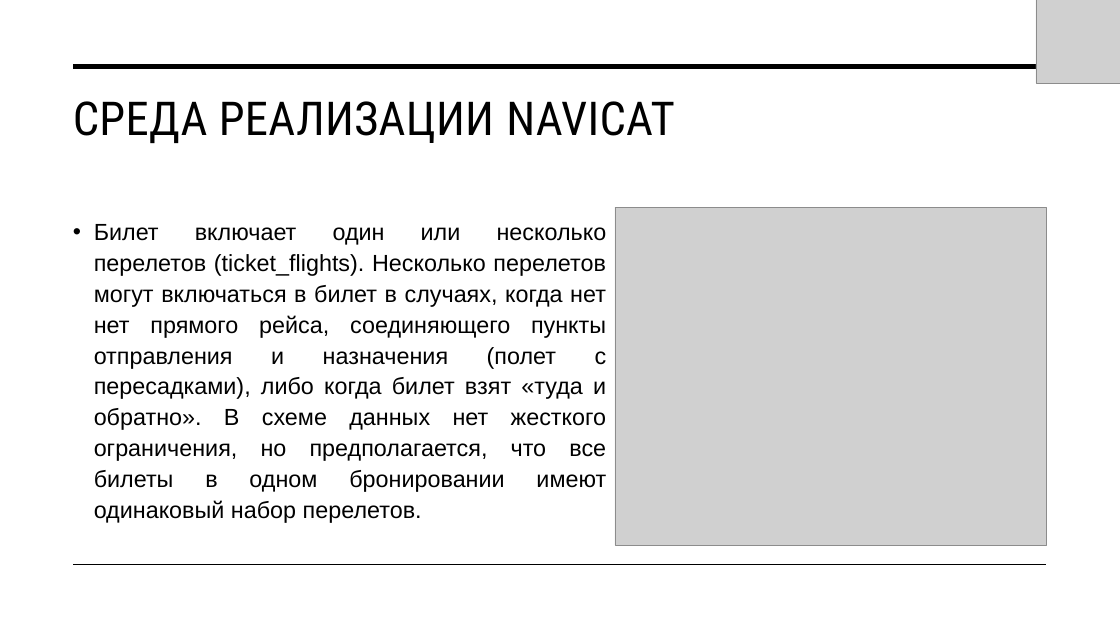
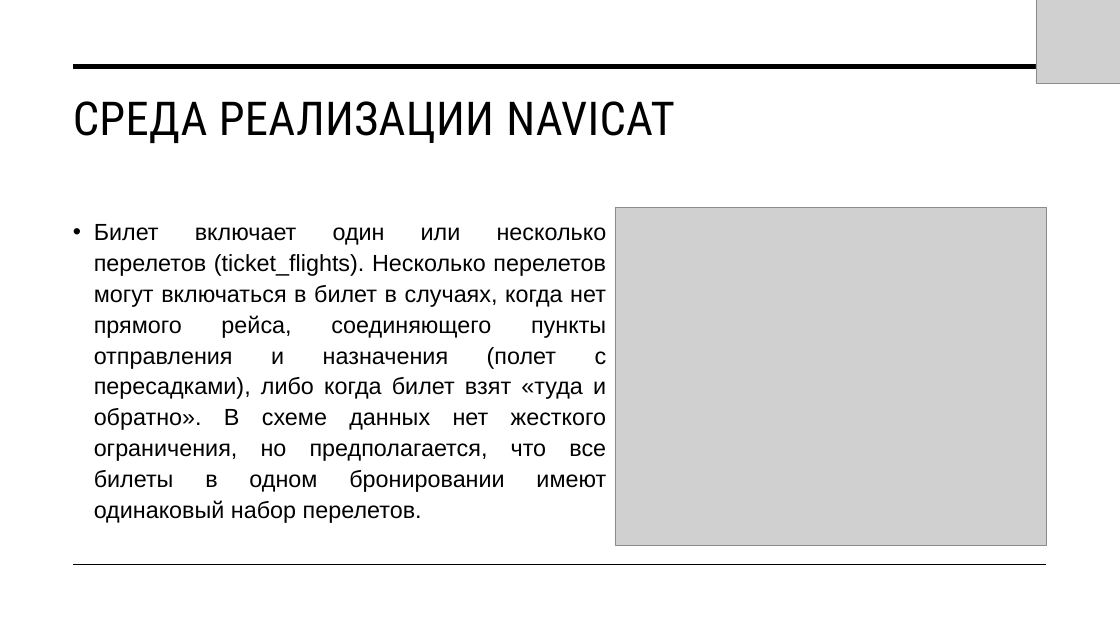
Before and after one commit to Illya8800/Airport, a slide deck: slide 5 of База данных.pptx. Drawn at 1120x630 pixels with LibreOffice and Linux fonts; fonts in the diff are those of the drawing; grey boxes stand for pictures. Boxes give left, top, right and bottom in pixels: in the first picture for what was removed or moved away, otherwise in the second. Text is boxed around its words. In the diff, an @@ line names an element or a change of style, - is before the commit and + after.

```diff
--- a/База данных.pptx
+++ b/База данных.pptx
@@ text at [94,224,607,523]: text changed @@
-• Билет включает один или несколько перелетов (ticket_flights). Несколько перелетов могут включаться в билет в случаях, когда нет нет прямого рейса, соединяющего пункты отправления и назначения (полет с пересадками), либо когда билет взят «туда и обратно». В схеме данных нет жесткого ограничения, но предполагается, что все билеты в одном бронировании имеют одинаковый набор перелетов.
+• Билет включает один или несколько перелетов (ticket_flights). Несколько перелетов могут включаться в билет в случаях, когда нет прямого рейса, соединяющего пункты отправления и назначения (полет с пересадками), либо когда билет взят «туда и обратно». В схеме данных нет жесткого ограничения, но предполагается, что все билеты в одном бронировании имеют одинаковый набор перелетов.
```
Also in this commit, not shown: 3 other slides changed, 1 slide removed.
